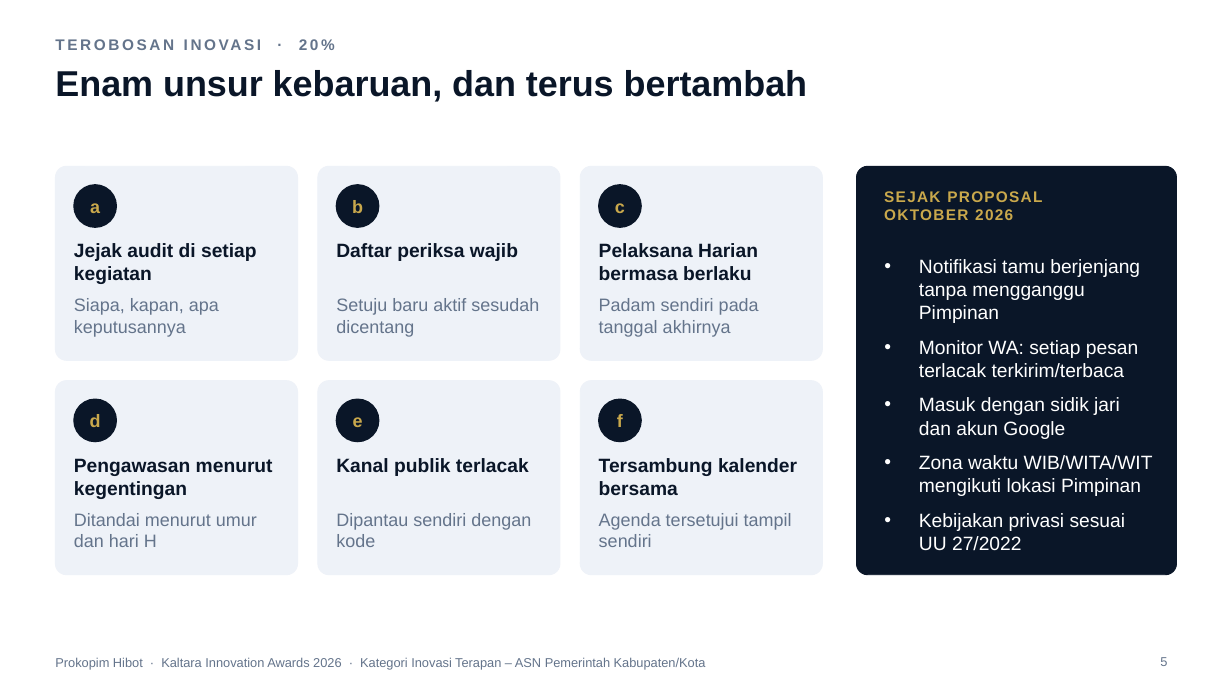
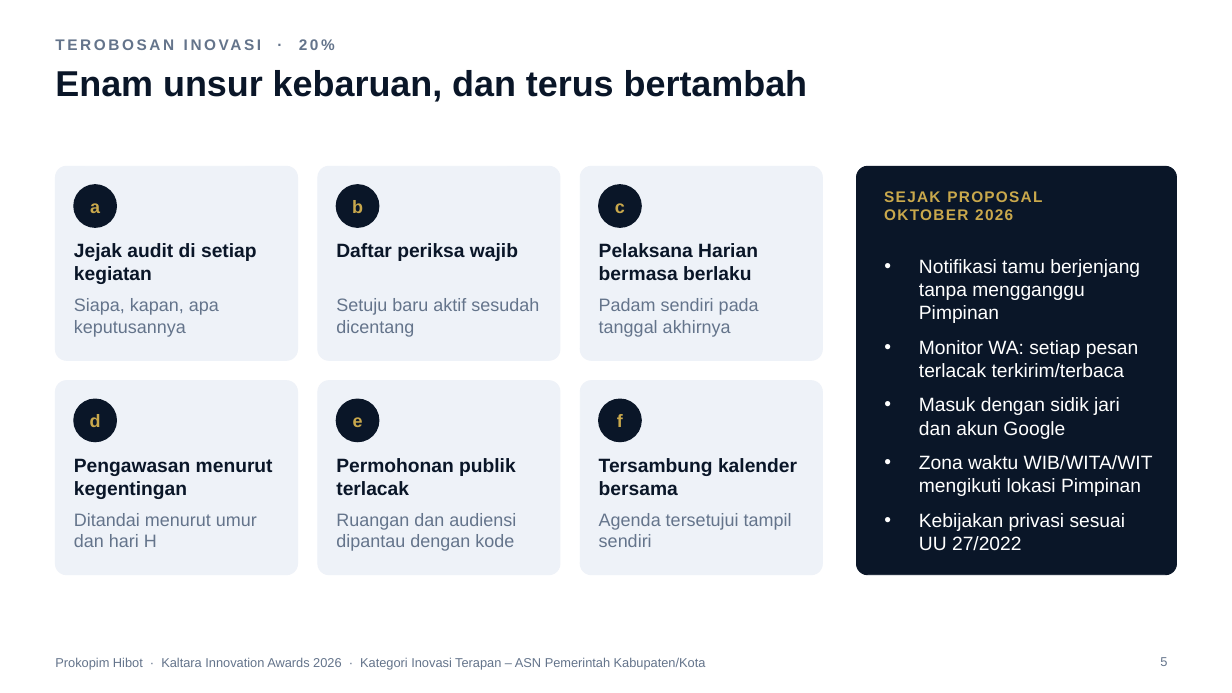
Before and after one commit to ega394/joyful-visuals, a slide deck: slide 5 of docs/lomba/kaltara/Paparan-Prokopim-Hibot-Kaltara-2026.pptx. Drawn at 1232x693 pixels with LibreOffice and Linux fonts; fonts in the diff are those of the drawing; background and template pictures are left out. Boxes give left, top, right and bottom in pixels: in the first picture for what was removed or moved away, otherwise in the second. Text is boxed around its words. In the diff, an @@ line names an element or a change of style, - is before the commit and + after.

```diff
--- a/docs/lomba/kaltara/Paparan-Prokopim-Hibot-Kaltara-2026.pptx
+++ b/docs/lomba/kaltara/Paparan-Prokopim-Hibot-Kaltara-2026.pptx
@@ text at (x1=336, y1=458, x2=516, y2=495): text changed @@
-Kanal publik terlacak
+Permohonan publik terlacak
@@ text at (x1=336, y1=513, x2=516, y2=551): text changed @@
-Dipantau sendiri dengan kode
+Ruangan dan audiensi dipantau dengan kode
```
Also in this commit, not shown: 4 other slides changed, 18 other files.
